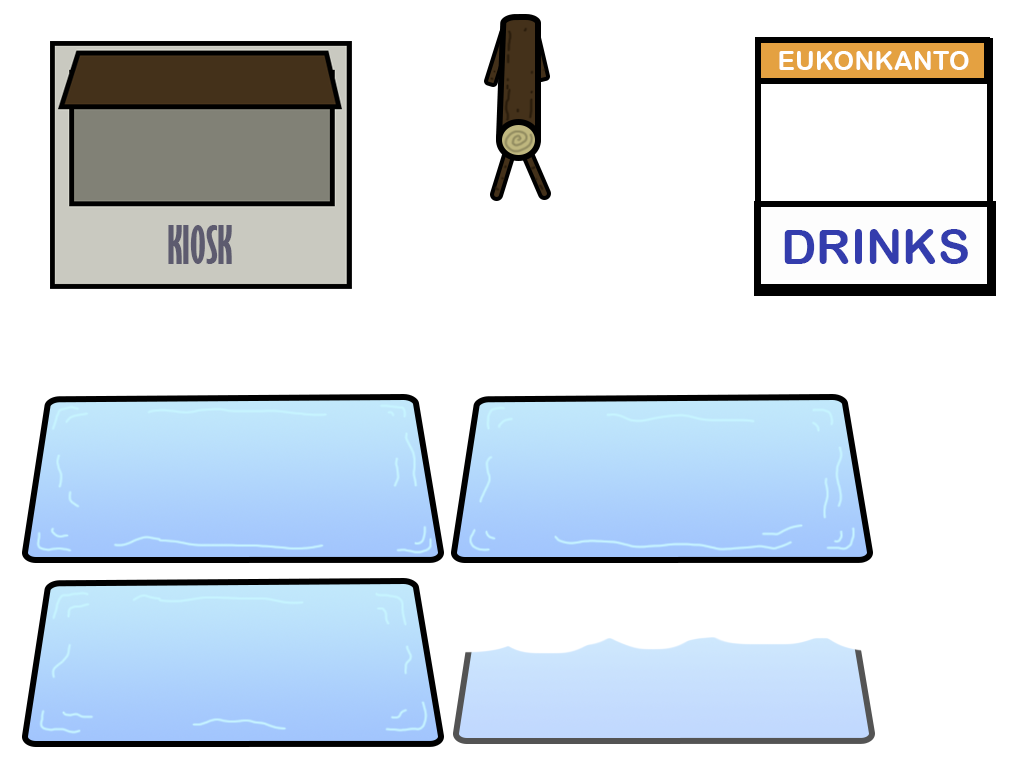
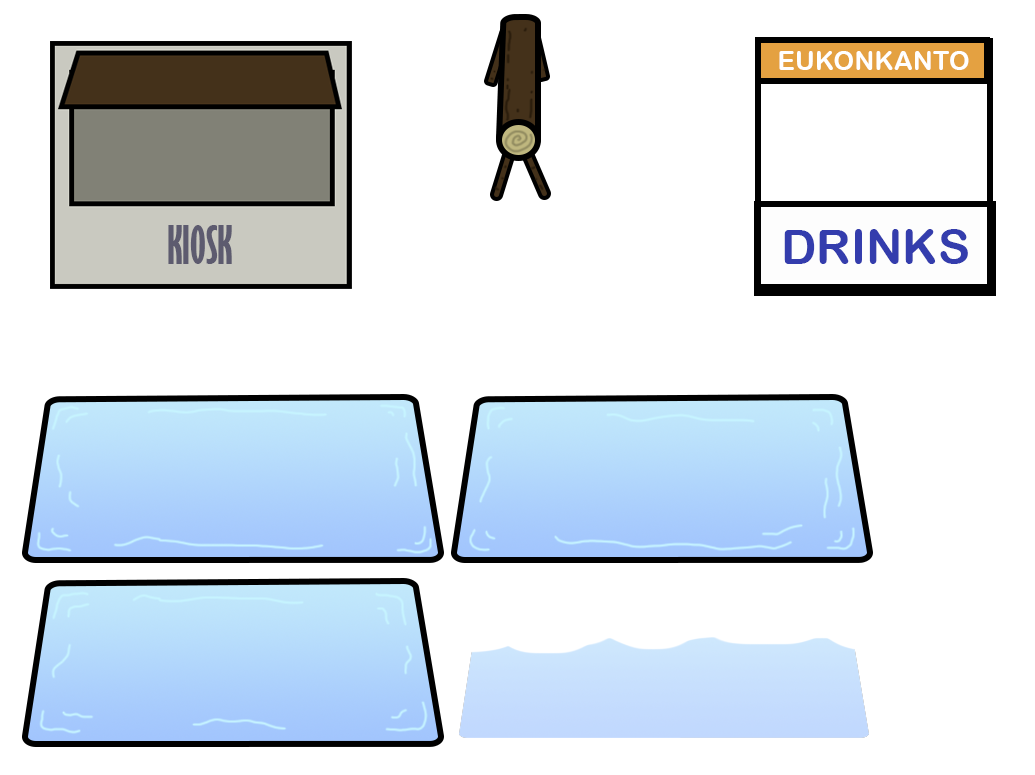
Two versions of the same layered image (1035 × 775). Layer-by-layer changes:
painted on "Rounded Rectangle 1" (2nd of 4) over (453, 649, 875, 744)
